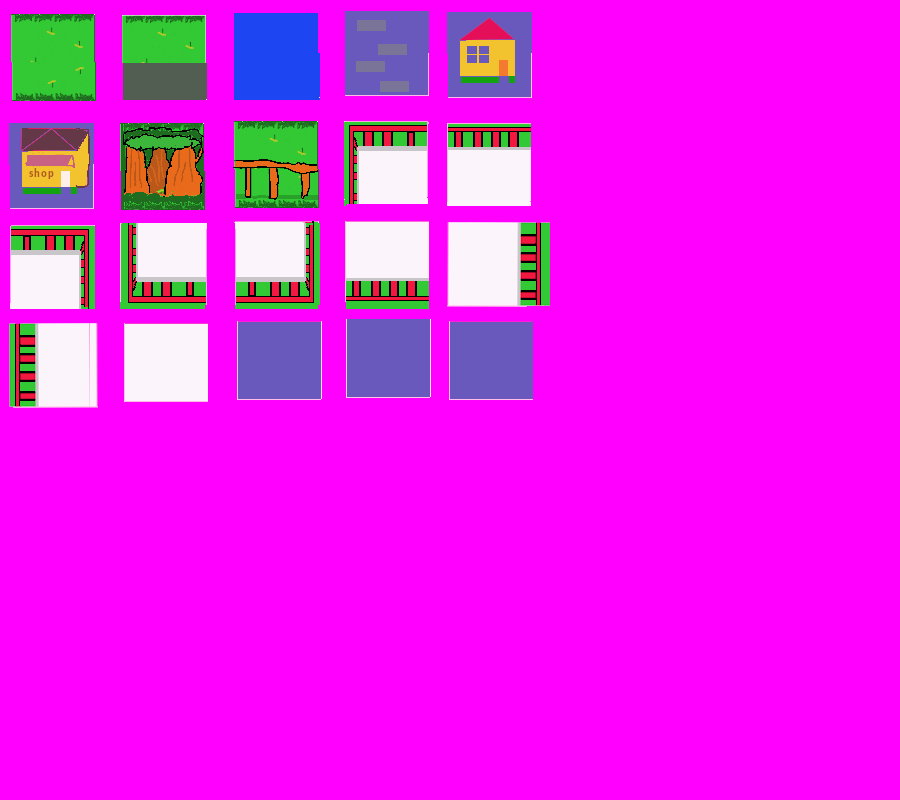
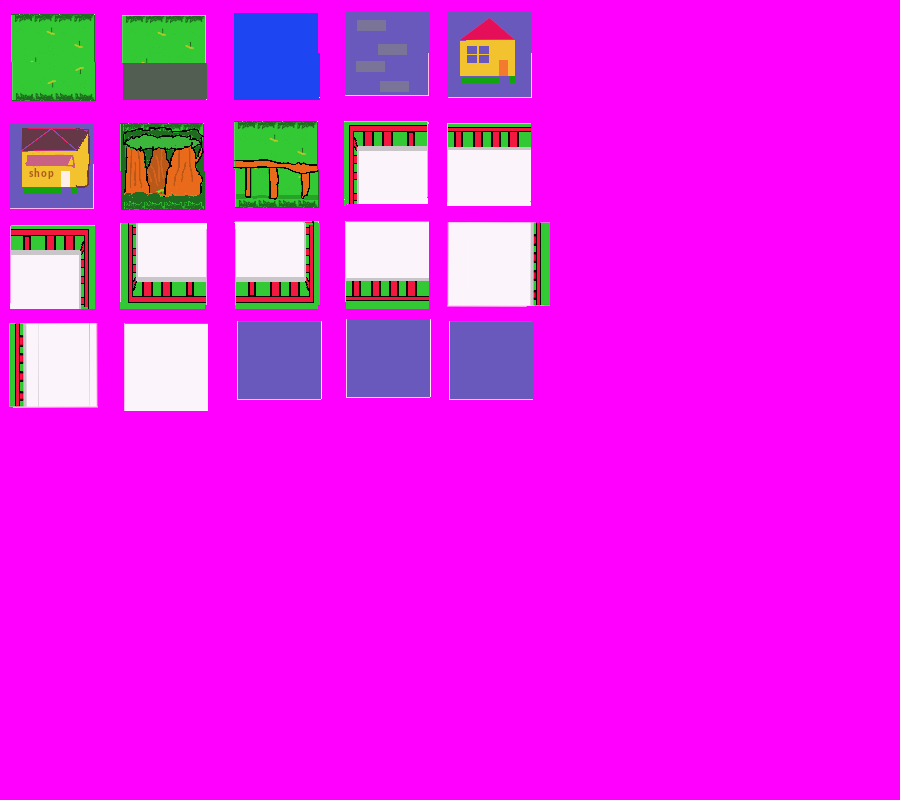
The second 900x800 image is a revision of the first. Changes to its layers:
painted on "mapa.bmp" over [left=20, top=222, right=535, bottom=411]
